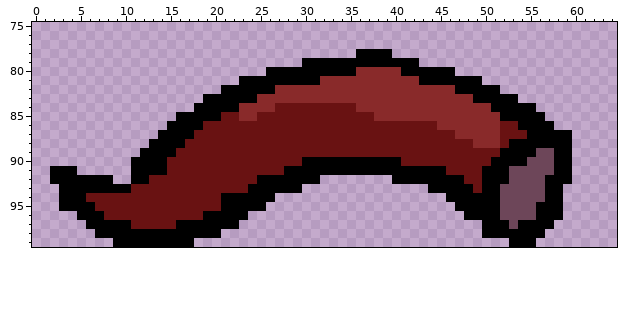
Sprite sheet -- sprites/Sprite154/561f390d-a391-49ef-8d5f-f71649b61dfd.png. This is how it looked before the edit.
The file is 65x100 pixels. Shown: x 0..64, y 75..99.
After the commit:
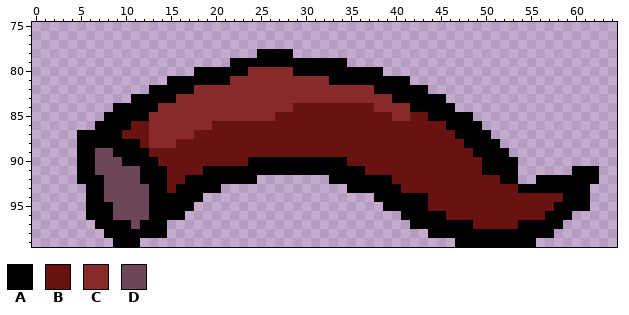
Palette (. is transparent): A #000000  B #691212  C #892a2a  D #6d4659
The exact change:
Changed rows in their new state; - is an unchanged pixel.
first column x 2:
 78 -----------------------AAAA-------....-----------------------
 79 --------------------AAAAAAAA-----........--------------------
 80 ----------------AAAAAACCCCC-------AAA........----------------
 81 -------------AAAAAAACCCCCCCCCC-AAAAAAAAA........-------------
 82 -----------AAAAACCCCCCCCC-----------AAAAAA........-----------
 83 ---------AAAAACCCCCCCCC---------------AAAAAA........---------
 84 -------AAAAACCCCCCCCC----CC-------BB----AAAAA.........-------
 85 ------AAAAACCCCCCCCCC--CC-----------BB--BBAAAAA........------
 86 -----AAAABBCCCCCCC-------------------------BAAAA........-----
 87 ---AAAAABBBCCCCC-----------------------------AAAA.........---
 88 ---AAAAAAABCCCB-------------------------------AAAA........---
 89 ---AADDAAA-BBB---------------------------------AAA-.......---
 90 ---AADDDA---B---------AAAAAA-----BBBBBB---------A---......---
 91 ...AADDDDD-------AAAAAAAAA---------BBBBBBBBB-------A......AAA
 92 ...---DDDD-AA--AAAAAAAA.......-AAAAAAABBBBBBBB--BB-A..A---AAA
 93 -...--DDDDDAA-AAAAA.........-----AAAAAABBBBBBBB-BBBBAAA--AAA-
 94 -...AADDDDDAAAAAA........-----------AAAAAABBBBBBBBBBBBBBBAAA-
 95 -...-AADDDDAAAAA........-------------AAAAABBBBBBBBBBBBBB-AAA-
 96 ---.--ADDDDAAAA.......-----------------AAAAABBBBBBBBBBB--A---
 97 ----.----DAAA........-------------------AAAAAAABBBBB----A----
 98 -----.-------......-----------------------AAAAAA-------A-----
 99 ----------......-----------------------------AAAAAA----------
Changed places in both pictures, as pixel boxes (x1, y1, x2, y2):
changed: (50, 49, 599, 247)
